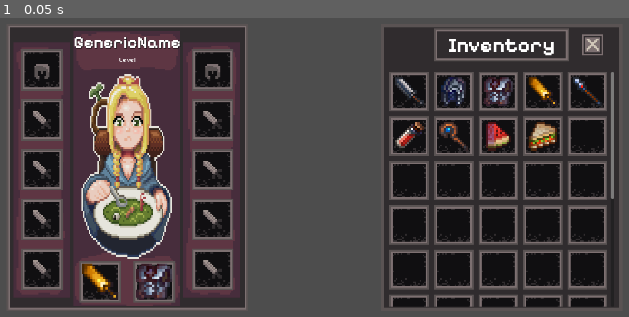
Above: before the commit, frame 1.
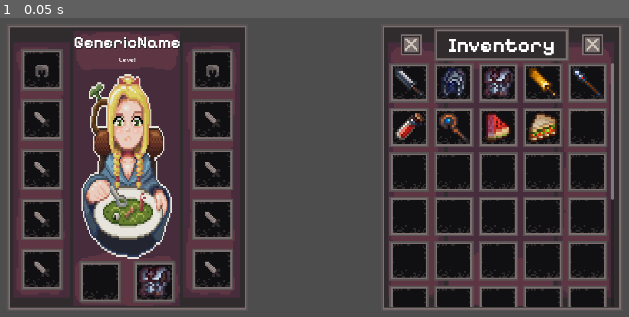
Above: after the commit, the same moment.

Repository: 0x6a7a/InventoryDemo
Game: Godot game, scene res://scenes/scene_handler.tscn
Same seed, same stepped clock (60 frames per second), same inputs: the game is played once before the commit and once after it.
Inputs:
- Up to frame 1 (0.05 s): no input

The runs differ from the first frame. In frame 1, 17% of the frame differs, in the area x 5-99%, y 2-98%.

Commit message:
I hate ui

Diff:
--- /dev/null
+++ b/data/Item.gd
@@ -0,0 +1,15 @@
+extends Node
+class_name Item
+
+@export var id: int
+@export var Name: String
+@export var Category: String
+@export var Type: String
+@export var EquipmentSlot: String
+@export var Attack: float
+@export var Defense: float
+@export var Block: float
+@export var PotionHealth: float
+@export var PotionMana: float
+@export var FoodSatiation: float
+@export var texture: String
--- /dev/null
+++ b/data/Item.tscn
@@ -0,0 +1,20 @@
+[gd_scene load_steps=3 format=3 uid="uid://bkmieuydujki5"]
+
+[ext_resource type="Script" path="res://data/Item.gd" id="1_uwpm5"]
+[ext_resource type="Texture2D" uid="uid://tc386v0lht1i" path="res://assets/UI_Elements/ERROR.png" id="2_s46lo"]
+
+[node name="Node" type="Node"]
+script = ExtResource("1_uwpm5")
+
+[node name="Icon" type="TextureRect" parent="."]
+custom_minimum_size = Vector2(100, 100)
+anchors_preset = 15
+anchor_right = 1.0
+anchor_bottom = 1.0
+offset_left = 8.0
+offset_top = 8.0
+offset_right = -1812.0
+offset_bottom = -972.0
+grow_horizontal = 2
+grow_vertical = 2
+texture = ExtResource("2_s46lo")
--- a/project.godot
+++ b/project.godot
@@ -26,7 +26,14 @@
 window/size/viewport_height=1080
 window/size/resizable=false
 
+[input]
+
+a={
+"deadzone": 0.5,
+"events": [Object(InputEventKey,"resource_local_to_scene":false,"resource_name":"","device":-1,"window_id":0,"alt_pressed":false,"shift_pressed":false,"ctrl_pressed":false,"meta_pressed":false,"pressed":false,"keycode":0,"physical_keycode":65,"key_label":0,"unicode":97,"location":0,"echo":false,"script":null)
+]
+}
+
 [rendering]
 
 textures/canvas_textures/default_texture_filter=0
-renderer/rendering_method="mobile"
--- a/scenes/UI/character_sheet.tscn
+++ b/scenes/UI/character_sheet.tscn
@@ -7,7 +7,6 @@
 [ext_resource type="FontFile" uid="uid://dcasp0ab774cs" path="res://assets/Fonts/PixelifySans-Bold.ttf" id="5_ex501"]
 [ext_resource type="FontFile" uid="uid://bd26rwsqbld3u" path="res://assets/Fonts/PixelifySans-Regular.ttf" id="6_l8pxj"]
 [ext_resource type="Texture2D" uid="uid://cpt0rsp8tb15i" path="res://assets/UI_Elements/character.png" id="7_w18f8"]
-[ext_resource type="Texture2D" uid="uid://yfmihwsvl53x" path="res://assets/ItemIcons/Axe.png" id="8_phfio"]
 [ext_resource type="Script" path="res://scenes/UI/EquipmentSlot.gd" id="8_vu3bg"]
 [ext_resource type="Texture2D" uid="uid://byltskmcryked" path="res://assets/ItemIcons/Steel Armor.png" id="10_g6fjj"]
 
@@ -68,9 +67,13 @@
 
 [node name="Icon" type="TextureRect" parent="Background/M/Main/LeftEquip/Head"]
 layout_mode = 1
-anchors_preset = 15
-anchor_right = 1.0
-anchor_bottom = 1.0
+anchors_preset = -1
+anchor_right = 1.0
+anchor_bottom = 1.0
+offset_left = 8.0
+offset_top = 8.0
+offset_right = -8.0
+offset_bottom = -8.0
 grow_horizontal = 2
 grow_vertical = 2
 texture = ExtResource("3_821md")
@@ -85,9 +88,13 @@
 
 [node name="Icon" type="TextureRect" parent="Background/M/Main/LeftEquip/Neck"]
 layout_mode = 1
-anchors_preset = 15
-anchor_right = 1.0
-anchor_bottom = 1.0
+anchors_preset = -1
+anchor_right = 1.0
+anchor_bottom = 1.0
+offset_left = 8.0
+offset_top = 8.0
+offset_right = -8.0
+offset_bottom = -8.0
 grow_horizontal = 2
 grow_vertical = 2
 texture = ExtResource("4_7ngke")
@@ -102,9 +109,13 @@
 
 [node name="Icon" type="TextureRect" parent="Background/M/Main/LeftEquip/Chest"]
 layout_mode = 1
-anchors_preset = 15
-anchor_right = 1.0
-anchor_bottom = 1.0
+anchors_preset = -1
+anchor_right = 1.0
+anchor_bottom = 1.0
+offset_left = 8.0
+offset_top = 8.0
+offset_right = -8.0
+offset_bottom = -8.0
 grow_horizontal = 2
 grow_vertical = 2
 texture = ExtResource("4_7ngke")
@@ -119,9 +130,13 @@
 
 [node name="Icon" type="TextureRect" parent="Background/M/Main/LeftEquip/Legs"]
 layout_mode = 1
-anchors_preset = 15
-anchor_right = 1.0
-anchor_bottom = 1.0
+anchors_preset = -1
+anchor_right = 1.0
+anchor_bottom = 1.0
+offset_left = 8.0
+offset_top = 8.0
+offset_right = -8.0
+offset_bottom = -8.0
 grow_horizontal = 2
 grow_vertical = 2
 texture = ExtResource("4_7ngke")
@@ -136,9 +151,13 @@
 
 [node name="Icon" type="TextureRect" parent="Background/M/Main/LeftEquip/Feet"]
 layout_mode = 1
-anchors_preset = 15
-anchor_right = 1.0
-anchor_bottom = 1.0
+anchors_preset = -1
+anchor_right = 1.0
+anchor_bottom = 1.0
+offset_left = 8.0
+offset_top = 8.0
+offset_right = -8.0
+offset_bottom = -8.0
 grow_horizontal = 2
 grow_vertical = 2
 texture = ExtResource("4_7ngke")
@@ -213,12 +232,15 @@
 
 [node name="Icon" type="TextureRect" parent="Background/M/Main/Middle/MiddleEquip/MainHand"]
 layout_mode = 1
-anchors_preset = 15
-anchor_right = 1.0
-anchor_bottom = 1.0
-grow_horizontal = 2
-grow_vertical = 2
-texture = ExtResource("8_phfio")
+anchors_preset = -1
+anchor_right = 1.0
+anchor_bottom = 1.0
+offset_left = 8.0
+offset_top = 8.0
+offset_right = -8.0
+offset_bottom = -8.0
+grow_horizontal = 2
+grow_vertical = 2
 script = ExtResource("8_vu3bg")
 
 [node name="OffHand" type="TextureRect" parent="Background/M/Main/Middle/MiddleEquip"]
@@ -230,9 +252,13 @@
 
 [node name="Icon" type="TextureRect" parent="Background/M/Main/Middle/MiddleEquip/OffHand"]
 layout_mode = 1
-anchors_preset = 15
-anchor_right = 1.0
-anchor_bottom = 1.0
+anchors_preset = -1
+anchor_right = 1.0
+anchor_bottom = 1.0
+offset_left = 8.0
+offset_top = 8.0
+offset_right = -8.0
+offset_bottom = -8.0
 grow_horizontal = 2
 grow_vertical = 2
 texture = ExtResource("10_g6fjj")
@@ -256,9 +282,13 @@
 
 [node name="Icon" type="TextureRect" parent="Background/M/Main/RightEquip/Back"]
 layout_mode = 1
-anchors_preset = 15
-anchor_right = 1.0
-anchor_bottom = 1.0
+anchors_preset = -1
+anchor_right = 1.0
+anchor_bottom = 1.0
+offset_left = 8.0
+offset_top = 8.0
+offset_right = -8.0
+offset_bottom = -8.0
 grow_horizontal = 2
 grow_vertical = 2
 texture = ExtResource("3_821md")
@@ -273,9 +303,13 @@
 
 [node name="Icon" type="TextureRect" parent="Background/M/Main/RightEquip/Shoulders"]
 layout_mode = 1
-anchors_preset = 15
-anchor_right = 1.0
-anchor_bottom = 1.0
+anchors_preset = -1
+anchor_right = 1.0
+anchor_bottom = 1.0
+offset_left = 8.0
+offset_top = 8.0
+offset_right = -8.0
+offset_bottom = -8.0
 grow_horizontal = 2
 grow_vertical = 2
 texture = ExtResource("4_7ngke")
@@ -290,9 +324,13 @@
 
 [node name="Icon" type="TextureRect" parent="Background/M/Main/RightEquip/Wrists"]
 layout_mode = 1
-anchors_preset = 15
-anchor_right = 1.0
-anchor_bottom = 1.0
+anchors_preset = -1
+anchor_right = 1.0
+anchor_bottom = 1.0
+offset_left = 8.0
+offset_top = 8.0
+offset_right = -8.0
+offset_bottom = -8.0
 grow_horizontal = 2
 grow_vertical = 2
 texture = ExtResource("4_7ngke")
@@ -307,9 +345,13 @@
 
 [node name="Icon" type="TextureRect" parent="Background/M/Main/RightEquip/Hands"]
 layout_mode = 1
-anchors_preset = 15
-anchor_right = 1.0
-anchor_bottom = 1.0
+anchors_preset = -1
+anchor_right = 1.0
+anchor_bottom = 1.0
+offset_left = 8.0
+offset_top = 8.0
+offset_right = -8.0
+offset_bottom = -8.0
 grow_horizontal = 2
 grow_vertical = 2
 texture = ExtResource("4_7ngke")
@@ -324,10 +366,14 @@
 
 [node name="Icon" type="TextureRect" parent="Background/M/Main/RightEquip/Fingers"]
 layout_mode = 1
-anchors_preset = 15
-anchor_right = 1.0
-anchor_bottom = 1.0
-grow_horizontal = 2
-grow_vertical = 2
-texture = ExtResource("4_7ngke")
-script = ExtResource("8_vu3bg")
+anchors_preset = -1
+anchor_right = 1.0
+anchor_bottom = 1.0
+offset_left = 8.0
+offset_top = 8.0
+offset_right = -8.0
+offset_bottom = -8.0
+grow_horizontal = 2
+grow_vertical = 2
+texture = ExtResource("4_7ngke")
+script = ExtResource("8_vu3bg")
--- a/scenes/UI/inventory.gd
+++ b/scenes/UI/inventory.gd
@@ -2,7 +2,8 @@
 
 var template_inv_slot = preload("res://scenes/UI/templates/inv.tscn")
 
-@onready var gridcontainer = $Background/M/V/ScrollContainer/GridContainer
+@onready var gridcontainer = $Background/M/T/V/ScrollContainer/GridContainer
+@onready var tabcontainer = $Background/M/T
 
 # Called when the node enters the scene tree for the first time.
 func _ready() -> void:
@@ -19,3 +20,7 @@
 # Called every frame. 'delta' is the elapsed time since the previous frame.
 func _process(_delta: float) -> void:
 	pass
+
+
+func _on_button_pressed() -> void:
+	tabcontainer.current_tab = abs(tabcontainer.current_tab -1)
--- a/scenes/UI/inventory.tscn
+++ b/scenes/UI/inventory.tscn
@@ -42,24 +42,48 @@
 theme_override_constants/margin_right = 20
 theme_override_constants/margin_bottom = 10
 
-[node name="V" type="VBoxContainer" parent="Background/M"]
-layout_mode = 2
-theme_override_constants/separation = 25
-
-[node name="Header" type="HBoxContainer" parent="Background/M/V"]
+[node name="T" type="TabContainer" parent="Background/M"]
+self_modulate = Color(1, 1, 1, 0)
+layout_mode = 2
+current_tab = 0
+tabs_visible = false
+
+[node name="V" type="VBoxContainer" parent="Background/M/T"]
+layout_mode = 2
+metadata/_tab_index = 0
+
+[node name="Header" type="HBoxContainer" parent="Background/M/T/V"]
 custom_minimum_size = Vector2(0, 80)
 layout_mode = 2
 
-[node name="Control" type="Control" parent="Background/M/V/Header"]
-layout_mode = 2
-size_flags_horizontal = 3
-
-[node name="TitleBackground" type="TextureRect" parent="Background/M/V/Header"]
+[node name="Exit2" type="Control" parent="Background/M/T/V/Header"]
+layout_mode = 2
+size_flags_horizontal = 3
+
+[node name="Button" type="TextureButton" parent="Background/M/T/V/Header/Exit2"]
+custom_minimum_size = Vector2(50, 50)
+layout_mode = 1
+anchors_preset = 8
+anchor_left = 0.5
+anchor_top = 0.5
+anchor_right = 0.5
+anchor_bottom = 0.5
+offset_left = -25.0
+offset_top = -25.0
+offset_right = 25.0
+offset_bottom = 25.0
+grow_horizontal = 2
+grow_vertical = 2
+texture_normal = ExtResource("4_xowwh")
+texture_pressed = ExtResource("5_v68es")
+stretch_mode = 0
+
+[node name="TitleBackground" type="TextureRect" parent="Background/M/T/V/Header"]
 custom_minimum_size = Vector2(325, 0)
 layout_mode = 2
 texture = ExtResource("2_5tkx7")
 
-[node name="Label" type="Label" parent="Background/M/V/Header/TitleBackground"]
+[node name="Label" type="Label" parent="Background/M/T/V/Header/TitleBackground"]
 layout_mode = 1
 anchors_preset = 15
 anchor_right = 1.0
@@ -72,33 +96,33 @@
 horizontal_alignment = 1
 vertical_alignment = 1
 
-[node name="Exit" type="Control" parent="Background/M/V/Header"]
-layout_mode = 2
-size_flags_horizontal = 3
-
-[node name="Button" type="TextureButton" parent="Background/M/V/Header/Exit"]
-custom_minimum_size = Vector2(50, 50)
-layout_mode = 1
-anchors_preset = 8
-anchor_left = 0.5
-anchor_top = 0.5
-anchor_right = 0.5
-anchor_bottom = 0.5
-offset_left = -25.0
-offset_top = -25.0
-offset_right = 25.0
-offset_bottom = 25.0
-grow_horizontal = 2
-grow_vertical = 2
-texture_normal = ExtResource("4_xowwh")
-texture_pressed = ExtResource("5_v68es")
-stretch_mode = 0
-
-[node name="ScrollContainer" type="ScrollContainer" parent="Background/M/V"]
-layout_mode = 2
-size_flags_vertical = 3
-
-[node name="GridContainer" type="GridContainer" parent="Background/M/V/ScrollContainer"]
+[node name="Exit" type="Control" parent="Background/M/T/V/Header"]
+layout_mode = 2
+size_flags_horizontal = 3
+
+[node name="Button" type="TextureButton" parent="Background/M/T/V/Header/Exit"]
+custom_minimum_size = Vector2(50, 50)
+layout_mode = 1
+anchors_preset = 8
+anchor_left = 0.5
+anchor_top = 0.5
+anchor_right = 0.5
+anchor_bottom = 0.5
+offset_left = -25.0
+offset_top = -25.0
+offset_right = 25.0
+offset_bottom = 25.0
+grow_horizontal = 2
+grow_vertical = 2
+texture_normal = ExtResource("4_xowwh")
+texture_pressed = ExtResource("5_v68es")
+stretch_mode = 0
+
+[node name="ScrollContainer" type="ScrollContainer" parent="Background/M/T/V"]
+layout_mode = 2
+size_flags_vertical = 3
+
+[node name="GridContainer" type="GridContainer" parent="Background/M/T/V/ScrollContainer"]
 layout_mode = 2
 size_flags_horizontal = 3
 size_flags_vertical = 3
@@ -106,6 +130,90 @@
 theme_override_constants/v_separation = 12
 columns = 5
 
+[node name="V2" type="VBoxContainer" parent="Background/M/T"]
+visible = false
+layout_mode = 2
+theme_override_constants/separation = 25
+metadata/_tab_index = 1
+
+[node name="Header" type="HBoxContainer" parent="Background/M/T/V2"]
+custom_minimum_size = Vector2(0, 80)
+layout_mode = 2
+
+[node name="Exit2" type="Control" parent="Background/M/T/V2/Header"]
+layout_mode = 2
+size_flags_horizontal = 3
+
+[node name="Button" type="TextureButton" parent="Background/M/T/V2/Header/Exit2"]
+custom_minimum_size = Vector2(50, 50)
+layout_mode = 1
+anchors_preset = 8
+anchor_left = 0.5
+anchor_top = 0.5
+anchor_right = 0.5
+anchor_bottom = 0.5
+offset_left = -25.0
+offset_top = -25.0
+offset_right = 25.0
+offset_bottom = 25.0
+grow_horizontal = 2
+grow_vertical = 2
+texture_normal = ExtResource("4_xowwh")
+texture_pressed = ExtResource("5_v68es")
+stretch_mode = 0
+
+[node name="TitleBackground" type="TextureRect" parent="Background/M/T/V2/Header"]
+custom_minimum_size = Vector2(325, 0)
+layout_mode = 2
+texture = ExtResource("2_5tkx7")
+
+[node name="Label" type="Label" parent="Background/M/T/V2/Header/TitleBackground"]
+layout_mode = 1
+anchors_preset = 15
+anchor_right = 1.0
+anchor_bottom = 1.0
+grow_horizontal = 2
+grow_vertical = 2
+theme_override_fonts/font = ExtResource("3_qb37b")
+theme_override_font_sizes/font_size = 50
+text = "Inventory"
+horizontal_alignment = 1
+vertical_alignment = 1
+
+[node name="Exit" type="Control" parent="Background/M/T/V2/Header"]
+layout_mode = 2
+size_flags_horizontal = 3
+
+[node name="Button" type="TextureButton" parent="Background/M/T/V2/Header/Exit"]
+custom_minimum_size = Vector2(50, 50)
+layout_mode = 1
+anchors_preset = 8
+anchor_left = 0.5
+anchor_top = 0.5
+anchor_right = 0.5
+anchor_bottom = 0.5
+offset_left = -25.0
+offset_top = -25.0
+offset_right = 25.0
+offset_bottom = 25.0
+grow_horizontal = 2
+grow_vertical = 2
+texture_normal = ExtResource("4_xowwh")
+texture_pressed = ExtResource("5_v68es")
+stretch_mode = 0
+
+[node name="ScrollContainer" type="ScrollContainer" parent="Background/M/T/V2"]
+layout_mode = 2
+size_flags_vertical = 3
+
+[node name="GridContainer" type="GridContainer" parent="Background/M/T/V2/ScrollContainer"]
+layout_mode = 2
+size_flags_horizontal = 3
+size_flags_vertical = 3
+theme_override_constants/h_separation = 12
+theme_override_constants/v_separation = 12
+columns = 5
+
 [node name="Foreground" type="NinePatchRect" parent="."]
 visible = false
 layout_mode = 1
@@ -115,3 +223,6 @@
 grow_horizontal = 2
 grow_vertical = 2
 texture = ExtResource("2_di4vc")
+
+[connection signal="pressed" from="Background/M/T/V/Header/Exit2/Button" to="." method="_on_button_pressed"]
+[connection signal="pressed" from="Background/M/T/V2/Header/Exit2/Button" to="." method="_on_button_pressed"]
Binary file added: assets/UI_Elements/ERROR.png
Not shown, added: assets/UI_Elements/ERROR.png.import
Binary file changed: assets/UI_Elements/Inventory.png
Not shown: 1 places in scenes/UI/character_sheet.tscn that only renumber resources
